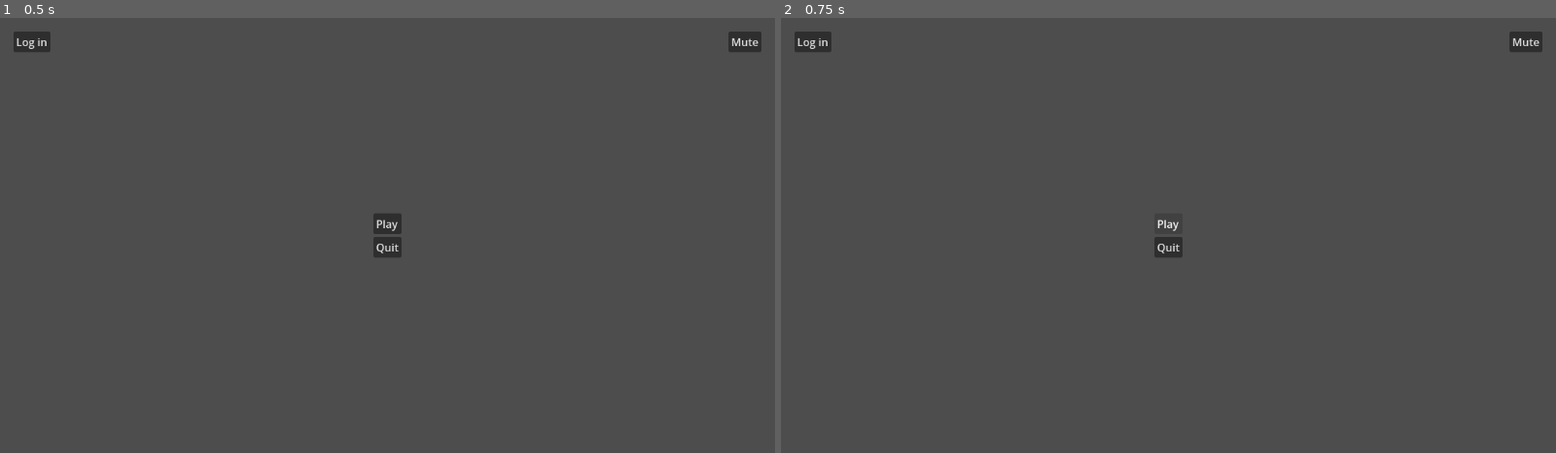
Above: before the commit, frames 1-2 (left to right).
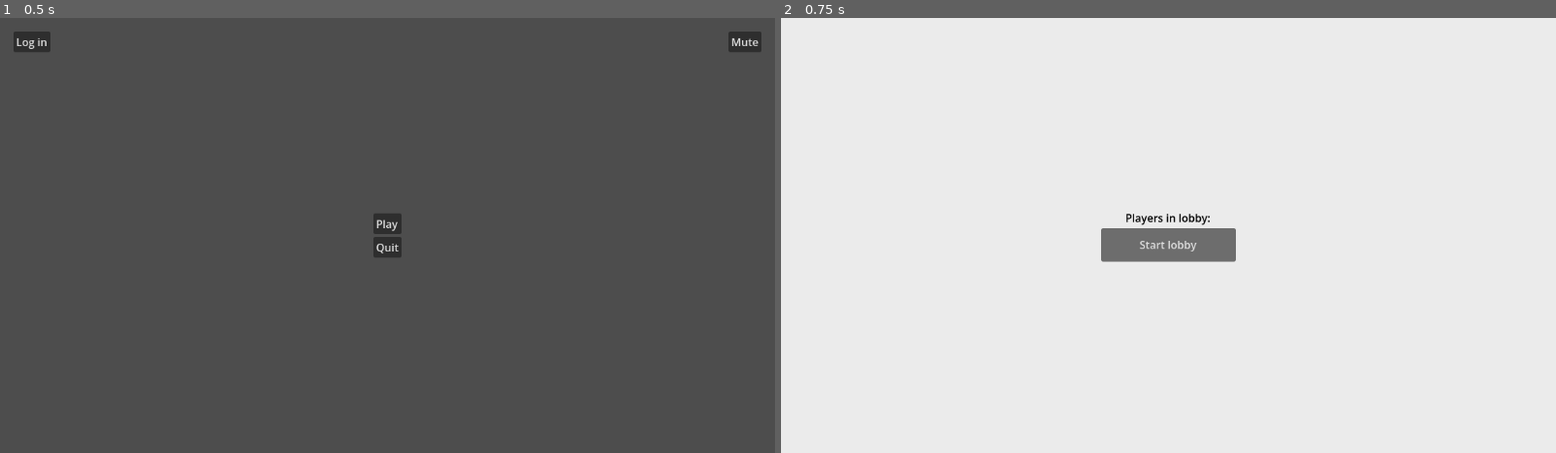
Above: after the commit, the same moments.

Repository: Thijs987/pse_onlycode
Game: Godot game, scene res://start_menu.tscn
Two runs of this game, one before a commit and one after it. Both use one fixed random seed, a clock stepped at 60 frames per second and the inputs below. This scene is started directly instead of the project's main scene.
Inputs:
- Up to frame 1 (0.5 s): no input
- Up to frame 2 (0.75 s): click "Play" at 0.5 s

Frame 1 is identical in both runs. In frame 2, 100% of the frame differs, in the area x 0-100%, y 0-100%.

Commit message:
First wave of changes

Diff:
--- /dev/null
+++ b/Frontend/MultiLobby.tscn
@@ -0,0 +1,57 @@
+[gd_scene format=3 uid="uid://bdxchheqi80lr"]
+
+[ext_resource type="Script" uid="uid://bhv02iytie5b3" path="res://Scripts/multi_lobby.gd" id="1_doxd2"]
+
+[sub_resource type="LabelSettings" id="LabelSettings_q72hu"]
+font_color = Color(0.012617188, 0.012617188, 0.012617188, 1)
+
+[node name="MultiLobby" type="Control" unique_id=1520286451 node_paths=PackedStringArray("start_lobby_button")]
+layout_mode = 3
+anchors_preset = 15
+anchor_right = 1.0
+anchor_bottom = 1.0
+grow_horizontal = 2
+grow_vertical = 2
+script = ExtResource("1_doxd2")
+game_scene = &"uid://qekpyka670e2"
+start_lobby_button = NodePath("VBoxContainer/HBoxContainer/Button")
+
+[node name="ColorRect" type="ColorRect" parent="." unique_id=263633729]
+layout_mode = 0
+offset_left = -24.0
+offset_top = -14.0
+offset_right = 1184.0
+offset_bottom = 681.0
+color = Color(0.9217038, 0.9217038, 0.9217038, 1)
+
+[node name="VBoxContainer" type="VBoxContainer" parent="." unique_id=1959023052]
+layout_mode = 1
+anchors_preset = 14
+anchor_top = 0.5
+anchor_right = 1.0
+anchor_bottom = 0.5
+offset_top = -23.0
+offset_bottom = 23.0
+grow_horizontal = 2
+grow_vertical = 2
+
+[node name="HBoxContainer2" type="HBoxContainer" parent="VBoxContainer" unique_id=1363296298]
+layout_mode = 2
+size_flags_horizontal = 4
+size_flags_vertical = 4
+
+[node name="Label" type="Label" parent="VBoxContainer/HBoxContainer2" unique_id=931800321]
+layout_mode = 2
+text = "Players in lobby:"
+label_settings = SubResource("LabelSettings_q72hu")
+horizontal_alignment = 1
+
+[node name="HBoxContainer" type="HBoxContainer" parent="VBoxContainer" unique_id=711806622]
+layout_mode = 2
+size_flags_horizontal = 4
+size_flags_vertical = 4
+
+[node name="Button" type="Button" parent="VBoxContainer/HBoxContainer" unique_id=1151753198]
+custom_minimum_size = Vector2(200, 50)
+layout_mode = 2
+text = "Start lobby"
--- /dev/null
+++ b/Frontend/Scenes/LoadingScreen.tscn
@@ -0,0 +1,56 @@
+[gd_scene format=3 uid="uid://dmhqmq1eo7wey"]
+
+[ext_resource type="Script" uid="uid://bh35agtmtnev6" path="res://Scripts/loading_screen.gd" id="1_kddo8"]
+
+[sub_resource type="Animation" id="Animation_kstye"]
+length = 0.001
+tracks/0/type = "value"
+tracks/0/imported = false
+tracks/0/enabled = true
+tracks/0/path = NodePath("Panel:modulate")
+tracks/0/interp = 1
+tracks/0/loop_wrap = true
+tracks/0/keys = {
+"times": PackedFloat32Array(0),
+"transitions": PackedFloat32Array(1),
+"update": 0,
+"values": [Color(1, 1, 1, 1)]
+}
+
+[sub_resource type="Animation" id="Animation_kddo8"]
+resource_name = "transition"
+length = 0.5
+tracks/0/type = "value"
+tracks/0/imported = false
+tracks/0/enabled = true
+tracks/0/path = NodePath("Panel:modulate")
+tracks/0/interp = 1
+tracks/0/loop_wrap = true
+tracks/0/keys = {
+"times": PackedFloat32Array(0, 0.5),
+"transitions": PackedFloat32Array(1, 1),
+"update": 0,
+"values": [Color(0, 0, 0, 0), Color(0, 0, 0, 1)]
+}
+
+[sub_resource type="AnimationLibrary" id="AnimationLibrary_xoop3"]
+_data = {
+&"RESET": SubResource("Animation_kstye"),
+&"transition": SubResource("Animation_kddo8")
+}
+
+[node name="LoadingScreen" type="CanvasLayer" unique_id=1483494809 node_paths=PackedStringArray("animation_player")]
+layer = 10
+script = ExtResource("1_kddo8")
+animation_player = NodePath("AnimationPlayer")
+
+[node name="Panel" type="Panel" parent="." unique_id=360172810]
+self_modulate = Color(2.094659, 2.094659, 2.094659, 1)
+offset_left = -21.0
+offset_top = -13.0
+offset_right = 1150.0
+offset_bottom = 655.0
+
+[node name="AnimationPlayer" type="AnimationPlayer" parent="." unique_id=1607747894]
+libraries/ = SubResource("AnimationLibrary_xoop3")
+autoplay = &"transition"
--- /dev/null
+++ b/Frontend/Scripts/Loaders/scene_loader.gd
@@ -0,0 +1,48 @@
+extends Node
+
+signal progress_changed(progress)
+signal loading_finished
+
+var loading_screen: PackedScene = preload("uid://dmhqmq1eo7wey")
+var loaded_resource: PackedScene
+var scene_path: String
+var progress: Array = []
+var use_sub_threads: bool = true
+
+# Called when the node enters the scene tree for the first time.
+func _ready() -> void:
+	set_process(false)
+
+# Head function to call when wanting to switch between scenes.
+# Calls all other necessary function to switch between scenes
+# input is the uid of the scene
+func load_scene(_scene_path: String) -> void:
+	scene_path = _scene_path
+
+	var new_loading_screen = loading_screen.instantiate()
+	add_child(new_loading_screen)
+	progress_changed.connect(new_loading_screen._on_progress_changed)
+	loading_finished.connect(new_loading_screen._on_load_finished)
+
+	await new_loading_screen.loading_screen_ready
+
+	start_load()
+
+# Sets _process to true to start loading of next scene
+func start_load() -> void:
+	var state = ResourceLoader.load_threaded_request(scene_path, "", use_sub_threads)
+
+	if state == OK:
+		set_process(true)
+
+# Loads the next scene when _process is set to true.
+func _process(_delta: float) -> void:
+	var load_status = ResourceLoader.load_threaded_get_status(scene_path, progress)
+	progress_changed.emit(progress[0])
+	match load_status:
+		ResourceLoader.THREAD_LOAD_INVALID_RESOURCE, ResourceLoader.THREAD_LOAD_FAILED:
+			set_process(false)
+		ResourceLoader.THREAD_LOAD_LOADED:
+			loaded_resource = ResourceLoader.load_threaded_get(scene_path)
+			get_tree().change_scene_to_packed(loaded_resource)
+			loading_finished.emit()
--- /dev/null
+++ b/Frontend/Scripts/loading_screen.gd
@@ -0,0 +1,22 @@
+extends CanvasLayer
+
+signal loading_screen_ready
+
+@export var animation_player: AnimationPlayer
+
+# Called when the node enters the scene tree for the first time.
+func _ready() -> void:
+	await animation_player.animation_finished
+	loading_screen_ready.emit()
+
+func _on_progress_changed(new_value: float) -> void:
+	pass
+
+func _on_load_finished() -> void:
+	animation_player.play_backwards("transition")
+	await animation_player.animation_finished
+	queue_free()
+
+# Called every frame. 'delta' is the elapsed time since the previous frame.
+func _process(delta: float) -> void:
+	pass
--- /dev/null
+++ b/Frontend/Scripts/multi_lobby.gd
@@ -0,0 +1,14 @@
+extends Control
+
+@export var game_scene: StringName = &""
+@export var start_lobby_button: Button
+
+
+# Called when the node enters the scene tree for the first time.
+func _ready() -> void:
+	start_lobby_button.pressed.connect(_on_start_lobby)
+
+
+# Called every frame. 'delta' is the elapsed time since the previous frame.
+func _on_start_lobby() -> void:
+	SceneLoader.load_scene(game_scene)
--- a/Frontend/card_logic.gd
+++ b/Frontend/card_logic.gd
@@ -7,15 +7,14 @@
 var is_hovering
 var card_offsetx
 var card_offsety
-var hand_reference
 
 @onready var controller = $"../Controller"
 @onready var discard_pile = $"../Discard_pile"
+@onready var hand_reference = $"../PlayerHand"
 
 # Called when the node enters the scene tree for the first time.
 func _ready() -> void:
 	screen_size = get_viewport_rect().size
-	hand_reference = $"../PlayerHand"
 	$"../InputManager".connect("left_mouse_release", on_left_mouse_release)
 
 
--- a/Frontend/project.godot
+++ b/Frontend/project.godot
@@ -11,7 +11,7 @@
 [application]
 
 config/name="Frontend"
-run/main_scene="uid://bdxchheqi80lr"
+run/main_scene="uid://ctined7qq8dh2"
 config/features=PackedStringArray("4.6", "Forward Plus")
 config/icon="res://icon.svg"
 
--- a/Frontend/start_menu.gd
+++ b/Frontend/start_menu.gd
@@ -23,7 +23,7 @@
 # Play button (Not yet with the right path!!!)
 func _on_play_button_pressed() -> void:
 	# Need to change this to real lobby page location
-	get_tree().change_scene_to_file("res://Lobby.tscn")
+	get_tree().change_scene_to_file("res://MultiLobby.tscn")
 
 # Quit button
 func _on_quit_button_pressed() -> void:
Not shown, added: Frontend/Scripts/Loaders/scene_loader.gd.uid
Not shown, added: Frontend/Scripts/loading_screen.gd.uid
Not shown, added: Frontend/Scripts/multi_lobby.gd.uid
